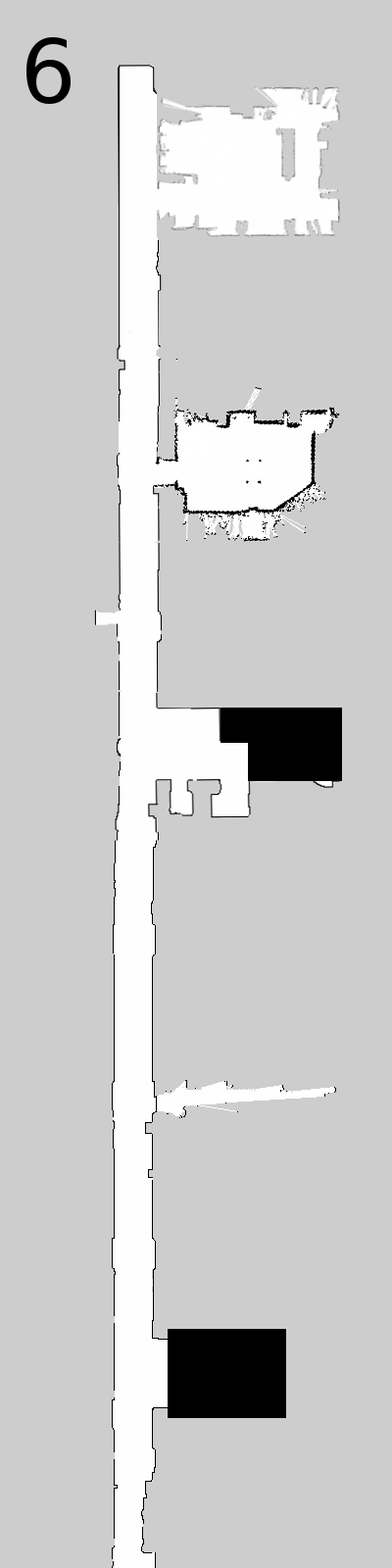
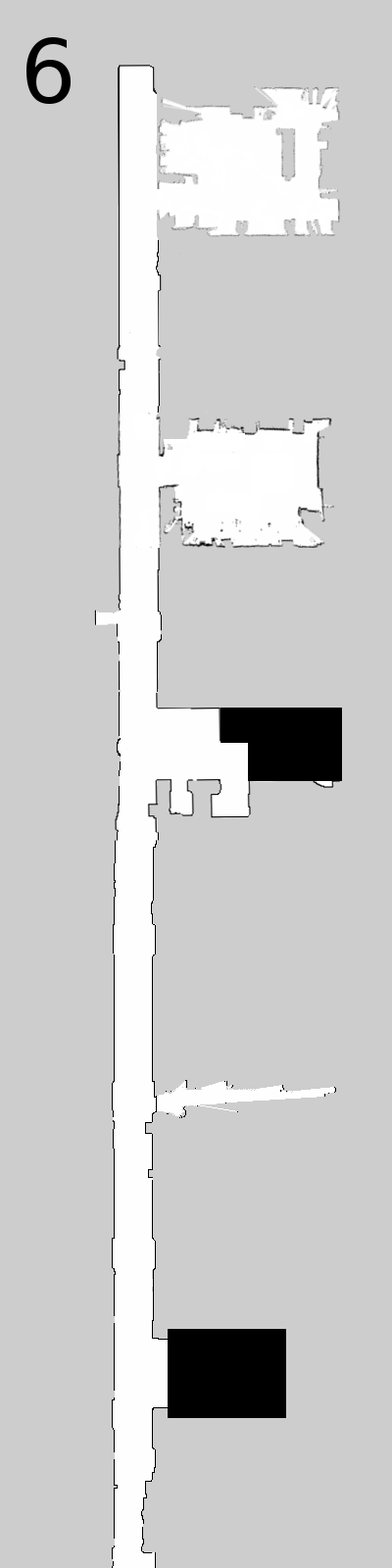
Layers edited between the first and the second 392 x 1568 image:
painted on "eng8-6f-0.05.pgm" over [115, 357, 342, 548]
